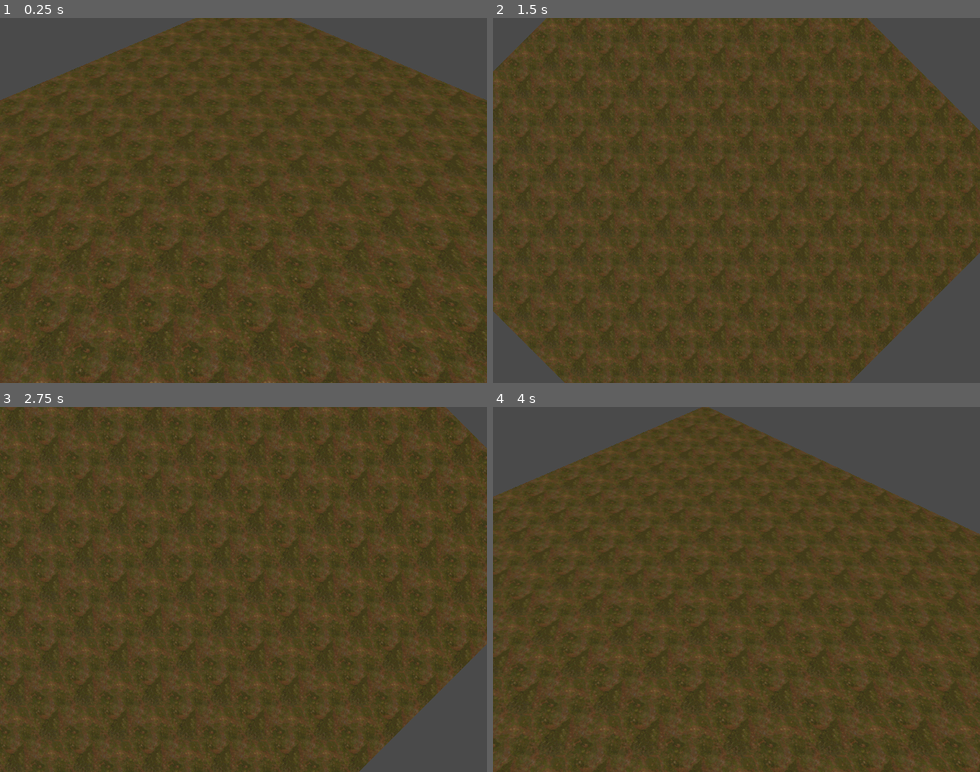
Above: before the commit, frames 1-4 (two rows, left to right).
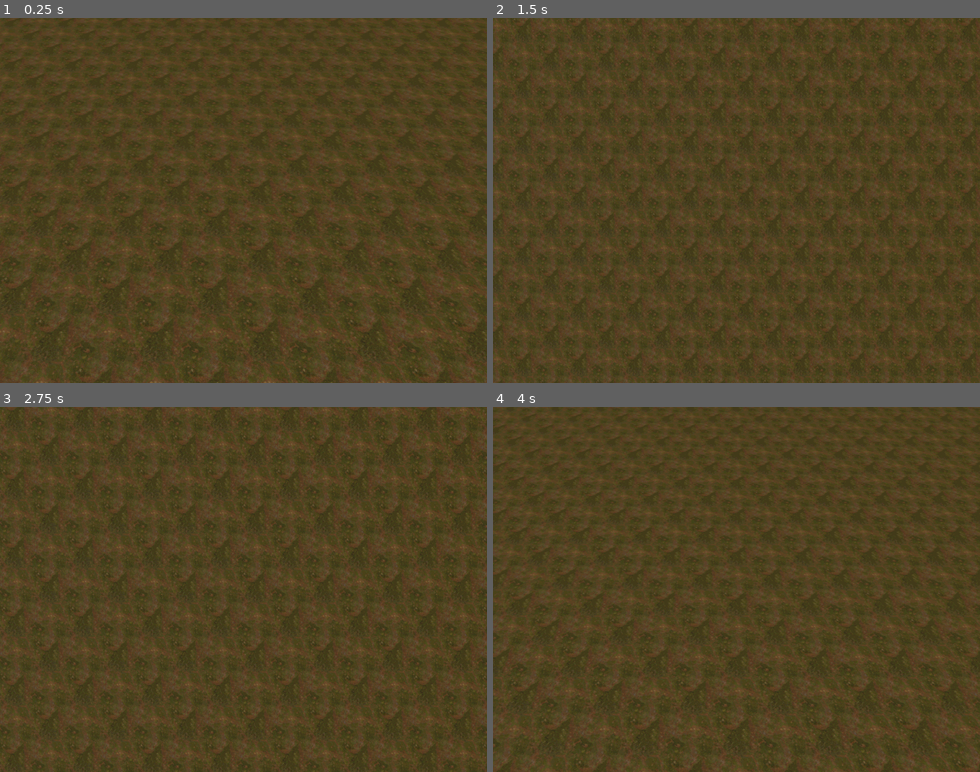
Above: after the commit, the same moments.

Repository: LucasBoe/Fiction
Game: Godot game, scene res://scenes/main.tscn
Same seed, same stepped clock (60 frames per second), same inputs: the game is played once before the commit and once after it.
Inputs (mouse positions are in pixels of both pictures, inside the frame that each line leads up to):
- Up to frame 1 (0.25 s): no input
- Up to frame 2 (1.5 s): tap Enter at 0.5 s; move the mouse to (843, 182) at 0.52 s; hold D (move_right) 0.53-1.28 s; tap Tab (toggle_camera) at 0.6 s; click (843, 182) at 0.67 s; move the mouse to (639, 218) at 1.27 s; hold S (move_back) from 1.28 s (still down); tap Mouse wheel up (zoom_in) at 1.35 s
- Up to frame 3 (2.75 s): move the mouse to (292, 509) at 2.02 s; release S (move_back) at 2.03 s; hold D (move_right) from 2.03 s (still down); tap Mouse wheel down (zoom_out) at 2.1 s
- Up to frame 4 (4 s): move the mouse to (712, 662) at 2.77 s; release D (move_right) at 2.78 s; hold W (move_forward) 2.78-3.53 s; tap Tab (toggle_camera) at 2.85 s; click (712, 662) at 2.92 s; move the mouse to (882, 644) at 3.52 s; hold A (move_left) from 3.53 s (still down); tap Mouse wheel up (zoom_in) at 3.6 s

The runs differ from the first frame. In frame 1, 9.1% of the frame differs, in the area x 0-100%, y 0-23%; in frame 2, 11%; in frame 3, 5.1%; in frame 4, 15%, in the area x 0-100%, y 0-35%.

Commit message:
ADDED: map loader that loads random maps upon startup

Diff:
--- /dev/null
+++ b/map.gd
@@ -0,0 +1,3 @@
+extends Node3D
+
+@onready var wave_spawn_point = $WaveSpawnPoint
--- /dev/null
+++ b/scenes/house_3x_2.tscn
@@ -0,0 +1,13 @@
+[gd_scene load_steps=3 format=3 uid="uid://bvikiklpnjtq0"]
+
+[ext_resource type="ArrayMesh" uid="uid://crlv5xagu5rc4" path="res://meshes/cube2x2.obj" id="1_ftito"]
+
+[sub_resource type="StandardMaterial3D" id="StandardMaterial3D_tefeu"]
+albedo_color = Color(0.913506, 0.309198, 0.152574, 1)
+
+[node name="House_3x2" type="Node3D"]
+
+[node name="Mesh" type="MeshInstance3D" parent="."]
+transform = Transform3D(-6.55671e-08, 0, 1, 0, 0.5, 0, -1.5, 0, -4.37114e-08, 0, 0, 0)
+mesh = ExtResource("1_ftito")
+surface_material_override/0 = SubResource("StandardMaterial3D_tefeu")
--- a/scenes/main.tscn
+++ b/scenes/main.tscn
@@ -1,20 +1,13 @@
-[gd_scene load_steps=5 format=3 uid="uid://b4g3uav2f0004"]
+[gd_scene load_steps=4 format=3 uid="uid://b4g3uav2f0004"]
 
-[ext_resource type="MeshLibrary" uid="uid://b32tg6uwq5p1y" path="res://meshes/meshLib.tres" id="1_0wfyh"]
-[ext_resource type="Script" uid="uid://c5bd020k6j8g3" path="res://scripts/world_grid.gd" id="1_o5qli"]
-[ext_resource type="Script" path="res://scripts/camera.gd" id="3_sugp2"]
-[ext_resource type="PackedScene" uid="uid://dh68thegmeo6o" path="res://scenes/PostProcessing.tscn" id="4_jyhfs"]
+[ext_resource type="Script" uid="uid://dqkdol1omhl6q" path="res://scripts/map_loader.gd" id="1_jyhfs"]
+[ext_resource type="Script" uid="uid://bi12xtbot7xcv" path="res://scripts/camera.gd" id="3_sugp2"]
+[ext_resource type="PackedScene" path="res://scenes/PostProcessing.tscn" id="4_jyhfs"]
 
 [node name="main" type="Node"]
 
-[node name="WorldGrid" type="GridMap" parent="."]
-mesh_library = ExtResource("1_0wfyh")
-cell_size = Vector3(1, 1, 1)
-cell_center_y = false
-data = {
-"cells": PackedInt32Array(65534, 65534, 1, 65533, 65534, 1, 65535, 65533, 1, 0, 65533, 1, 65535, 65534, 0, 65535, 65535, 0, 0, 65534, 0, 0, 65535, 0, 65535, 0, 0, 0, 0, 0)
-}
-script = ExtResource("1_o5qli")
+[node name="MapLoader" type="Node3D" parent="."]
+script = ExtResource("1_jyhfs")
 
 [node name="Camera" type="Node3D" parent="."]
 script = ExtResource("3_sugp2")
--- /dev/null
+++ b/scenes/maps/map_default.tscn
@@ -0,0 +1,26 @@
+[gd_scene load_steps=5 format=3 uid="uid://bc7n6elij41hl"]
+
+[ext_resource type="Script" uid="uid://c2tu6cktsqacw" path="res://map.gd" id="1_o6yqm"]
+[ext_resource type="MeshLibrary" uid="uid://b32tg6uwq5p1y" path="res://meshes/meshLib.tres" id="2_qg01v"]
+[ext_resource type="Script" uid="uid://c5bd020k6j8g3" path="res://scripts/world_grid.gd" id="3_ylk5q"]
+[ext_resource type="PackedScene" uid="uid://bvikiklpnjtq0" path="res://scenes/house_3x_2.tscn" id="4_o6yqm"]
+
+[node name="Map" type="Node3D"]
+script = ExtResource("1_o6yqm")
+
+[node name="WorldGrid" type="GridMap" parent="."]
+mesh_library = ExtResource("2_qg01v")
+cell_size = Vector3(1, 1, 1)
+cell_center_y = false
+data = {
+"cells": PackedInt32Array(65534, 65534, 1, 65533, 65534, 1, 65535, 65533, 1, 0, 65533, 1, 65535, 65534, 0, 65535, 65535, 0, 0, 65534, 0, 0, 65535, 0, 65535, 0, 0, 0, 0, 0, 65534, 65535, 0, 65534, 0, 0, 65533, 0, 0, 65533, 65535, 0, 65532, 65534, 0, 65532, 65535, 0, 65532, 0, 0, 1, 0, 0, 2, 0, 0, 2, 65535, 0, 1, 65535, 0, 3, 0, 0, 3, 65535, 0, 3, 65534, 0, 2, 65534, 0, 1, 65534, 0, 1, 65533, 0, 2, 65533, 0, 3, 65533, 0, 3, 65532, 0, 2, 65532, 0, 65532, 65532, 0, 65532, 65533, 0, 65533, 65533, 0, 65534, 65533, 0, 65533, 65532, 0, 65534, 65532, 0, 65535, 65532, 0, 0, 65532, 0, 1, 65532, 0, 3, 1, 0, 3, 2, 0, 3, 3, 0, 2, 3, 0, 1, 3, 0, 0, 3, 0, 65535, 3, 0, 65534, 3, 0, 65533, 3, 0, 65532, 3, 0, 65532, 2, 0, 65532, 1, 0, 65533, 1, 0, 65533, 2, 0, 65534, 2, 0, 65534, 1, 0, 65535, 1, 0, 65535, 2, 0, 0, 1, 0, 0, 2, 0, 1, 2, 0, 1, 1, 0, 2, 1, 0, 2, 2, 0)
+}
+script = ExtResource("3_ylk5q")
+
+[node name="WaveSpawnPoint" type="Node3D" parent="."]
+transform = Transform3D(1, 0, 0, 0, 1, 0, 0, 0, 1, -10, 0, 10)
+
+[node name="Houses" type="Node3D" parent="."]
+
+[node name="House_3x2" parent="Houses" instance=ExtResource("4_o6yqm")]
+transform = Transform3D(1, 0, 0, 0, 1, 0, 0, 0, 1, 3, 0, 0.5)
--- /dev/null
+++ b/scenes/maps/map_empty.tscn
@@ -0,0 +1,19 @@
+[gd_scene load_steps=4 format=3 uid="uid://bgiw2xebc6adt"]
+
+[ext_resource type="Script" uid="uid://c2tu6cktsqacw" path="res://map.gd" id="1_pwtvp"]
+[ext_resource type="MeshLibrary" uid="uid://b32tg6uwq5p1y" path="res://meshes/meshLib.tres" id="2_snj55"]
+[ext_resource type="Script" uid="uid://c5bd020k6j8g3" path="res://scripts/world_grid.gd" id="3_qlpkg"]
+
+[node name="Map" type="Node3D"]
+script = ExtResource("1_pwtvp")
+
+[node name="WorldGrid" type="GridMap" parent="."]
+mesh_library = ExtResource("2_snj55")
+cell_size = Vector3(1, 1, 1)
+cell_center_y = false
+script = ExtResource("3_qlpkg")
+
+[node name="WaveSpawnPoint" type="Node3D" parent="."]
+transform = Transform3D(1, 0, 0, 0, 1, 0, 0, 0, 1, 10, 0, 10)
+
+[node name="Houses" type="Node3D" parent="."]
--- /dev/null
+++ b/scripts/map_loader.gd
@@ -0,0 +1,29 @@
+extends Node3D
+
+var map_folder_path = "res://scenes/maps/";
+
+func _ready():
+	var random_map = get_all_file_paths(map_folder_path).pick_random()
+	load_map_from_path(random_map)
+
+func get_all_file_paths(path: String) -> Array[String]:
+	var file_paths: Array[String] = []
+	var dir = DirAccess.open(path)
+	dir.list_dir_begin()
+
+	var file_name = dir.get_next()
+
+	while file_name != "":
+		var file_path = path + "/" + file_name
+		if dir.current_is_dir():
+			file_paths += get_all_file_paths(file_path)
+		else:
+			file_paths.append(file_path)
+			file_name = dir.get_next()
+
+	return file_paths
+
+func load_map_from_path(path):
+	var scene = ResourceLoader.load(path)
+	var instance = scene.instantiate()
+	add_child(instance)
--- a/scripts/world_grid.gd
+++ b/scripts/world_grid.gd
@@ -1,7 +1,7 @@
 extends GridMap
 
-const sizeX = 12
-const sizeY = 12
+const sizeX = 64
+const sizeY = 64
 
 func _ready():
 	for x in sizeX:
@@ -11,4 +11,6 @@
 			var yy = y - sizeY / 2
 
 			var pos = Vector3i(xx, 0, yy)
-			set_cell_item(pos, 0)
+
+			if get_cell_item(pos) == INVALID_CELL_ITEM:
+				set_cell_item(pos, 0)
Not shown, added: map.gd.uid
Not shown, added: scripts/map_loader.gd.uid
